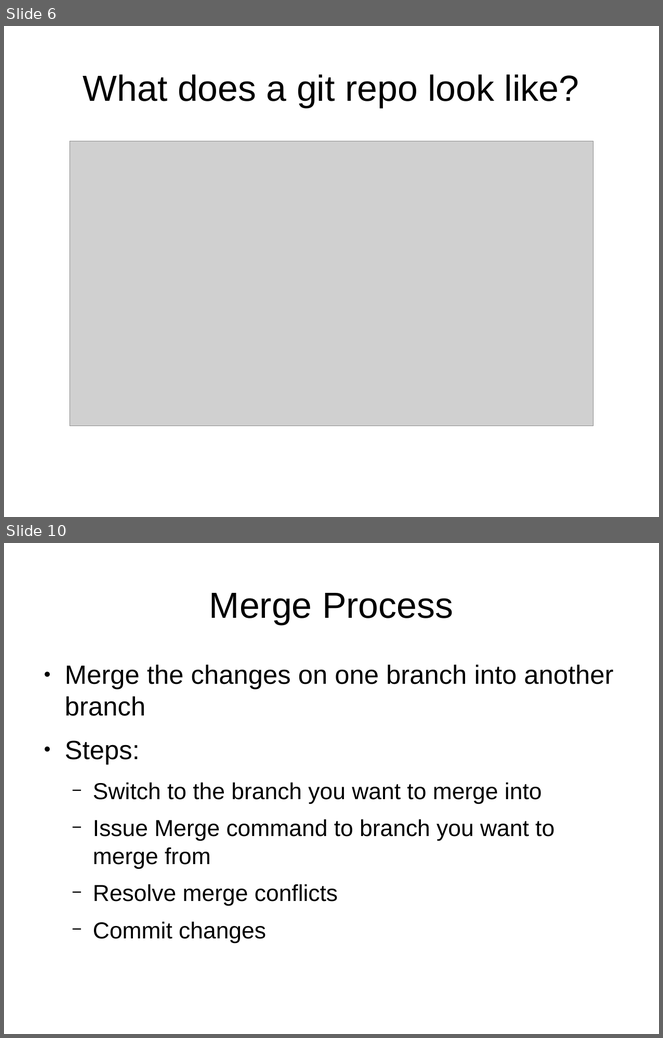
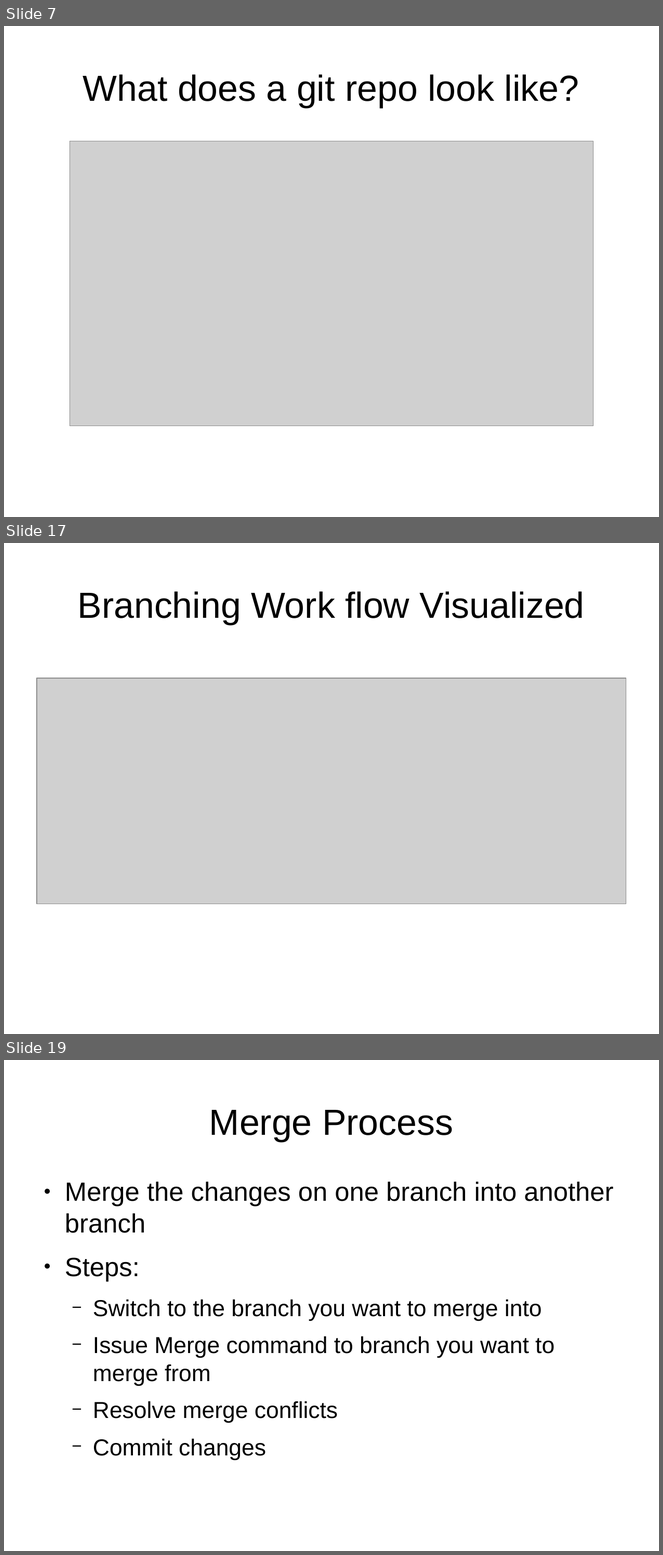
Before and after one commit to UMKCRobotics/Chris-Git-Presentation, a slide deck: presentation.odp. Shown one above the other, each under a label of ours: slides 6 and 10 before the commit, slides 7, 17 and 19 after it; the slides between them are not shown. The pictures are 663x1038 and 663x1555 pixels, drawn with LibreOffice and Linux fonts; fonts in the diff are those of the drawing; grey boxes stand for pictures. Boxes give left, top, right and bottom in pixels: in the first picture for what was removed or moved away, otherwise in the second. Text is boxed around its words. In the diff, an @@ line names an element or a change of style, - is before the commit and + after.

```diff
--- a/presentation.odp
+++ b/presentation.odp
@@ slide 17 added at box(4, 543, 659, 1034), background #FFFFFF @@
@@ title added at box(78, 591, 585, 625), 44 pt, text #000000 @@
+Branching Work flow Visualized
@@ picture added at box(37, 679, 626, 904) @@
@@ what was slide 6 is now slide 7 @@
@@ what was slide 10 is now slide 19 @@
```
Also in this commit, not shown: 5 slides changed, 12 other slides added, 1 slide removed, 16 other files.
